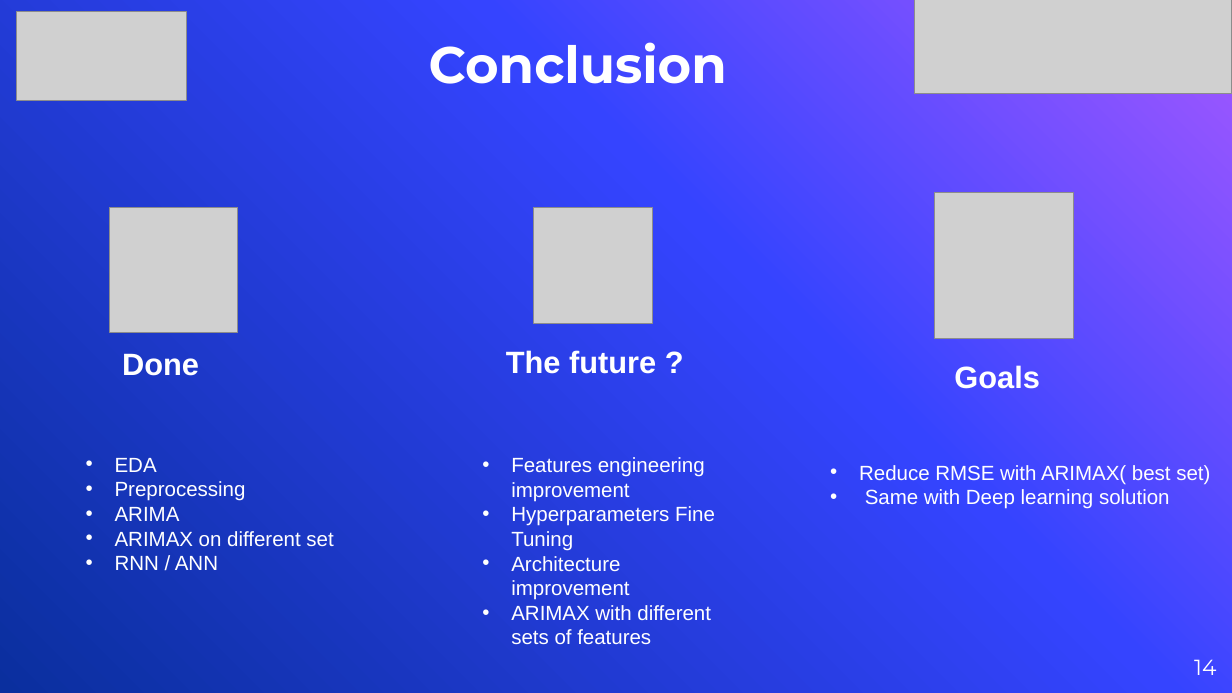
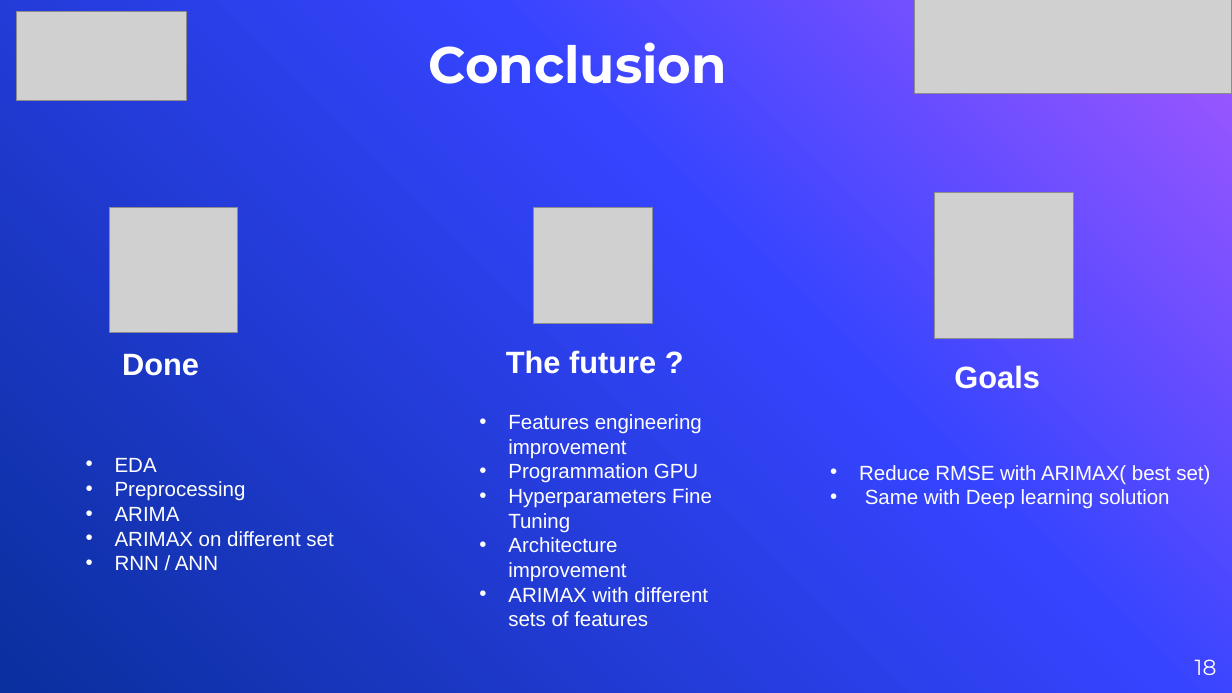
Before and after one commit to TanguyColleville/Trading_Bot_BTC, a slide deck: slide 18 of Soutenance Finale Grp 2.07.pptx (slide 14 before the commit). Drawn at 1232x693 pixels with LibreOffice and Linux fonts; fonts in the diff are those of the drawing; grey boxes stand for pictures; background and template pictures are left out. Boxes give left, top, right and bottom in pixels: in the first picture for what was removed or moved away, otherwise in the second. Text is boxed around its words. In the diff, an @@ line names an element or a change of style, - is before the commit and + after.

```diff
--- a/Soutenance Finale Grp 2.07.pptx
+++ b/Soutenance Finale Grp 2.07.pptx
@@ text "Features engineering improvement": place and size @@
-text "Features engineering improvement" at (511, 457, 715, 644)
+text "Features engineering improvement" at (508, 414, 712, 626)
@@ text at (508, 463, 698, 483): paragraph added @@
+• Programmation GPU
@@ page number at (1195, 659, 1217, 675): text changed @@
-14
+18
```
Also in this commit, not shown: 3 other slides changed, 4 slides added, 1 other file.
